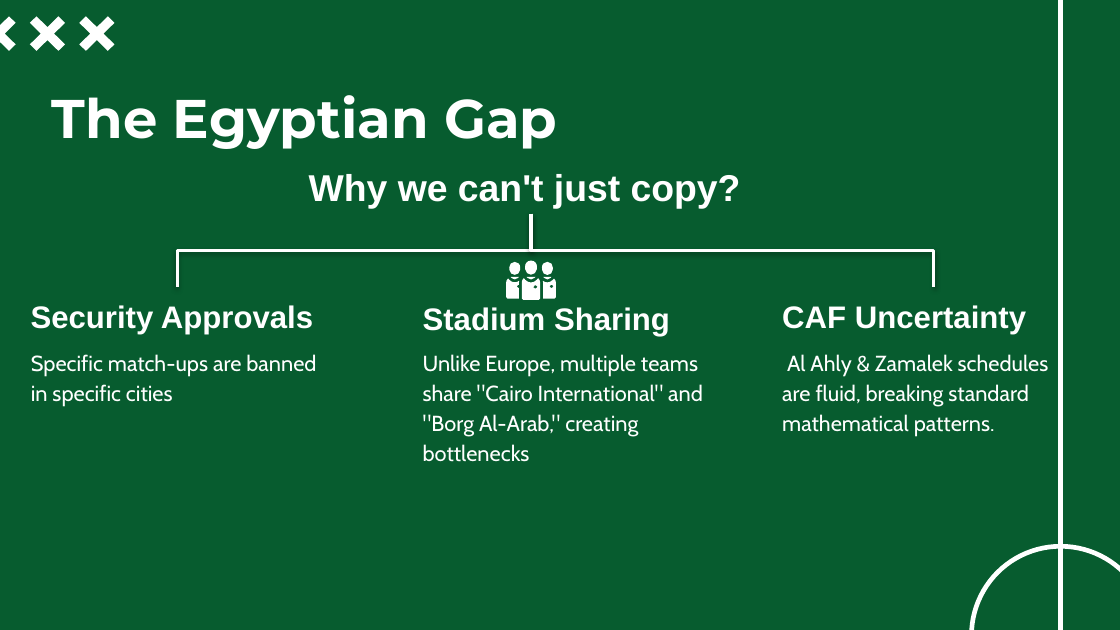
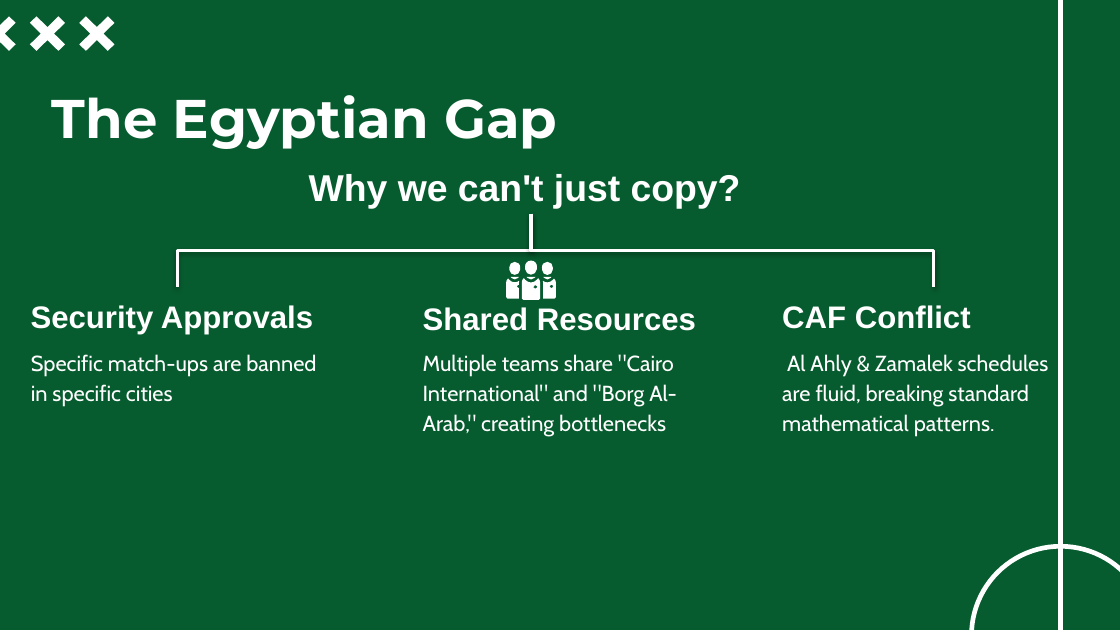
Before and after one commit to ghassanelgendy/egyptian-premier-league-schedule-optimizer, a slide deck: slide 13 of Documentations/presentation V1.pptx. Drawn at 1120x630 pixels with LibreOffice and Linux fonts; fonts in the diff are those of the drawing; background and template pictures are left out. Boxes give left, top, right and bottom in pixels: in the first picture for what was removed or moved away, otherwise in the second. Text is boxed around its words. In the diff, an @@ line names an element or a change of style, - is before the commit and + after.

```diff
--- a/Documentations/presentation V1.pptx
+++ b/Documentations/presentation V1.pptx
@@ text at (x1=423, y1=307, x2=696, y2=331): text changed @@
-Stadium Sharing
+Shared Resources
@@ text at (x1=782, y1=305, x2=971, y2=329): text changed @@
-CAF Uncertainty
+CAF Conflict
@@ text at (x1=423, y1=354, x2=677, y2=437): text changed @@
-Unlike Europe, multiple teams share "Cairo International" and "Borg Al-Arab," creating bottlenecks
+Multiple teams share "Cairo International" and "Borg Al-Arab," creating bottlenecks
```
Also in this commit, not shown: 6 other slides changed, 1 slide added.
